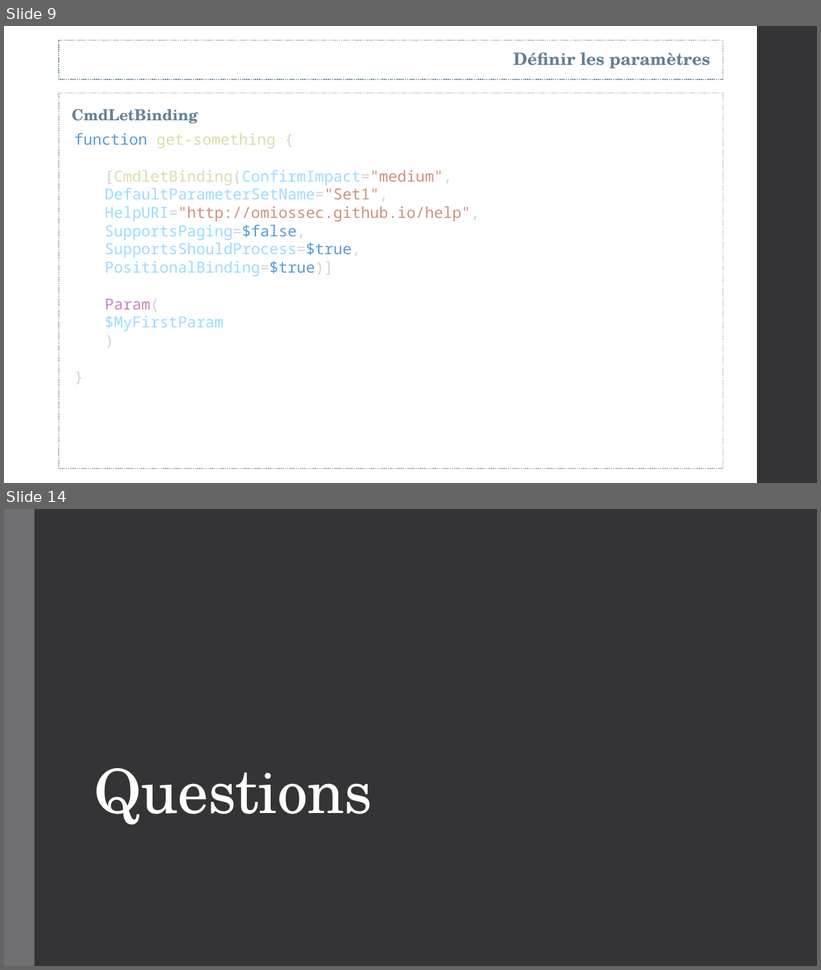
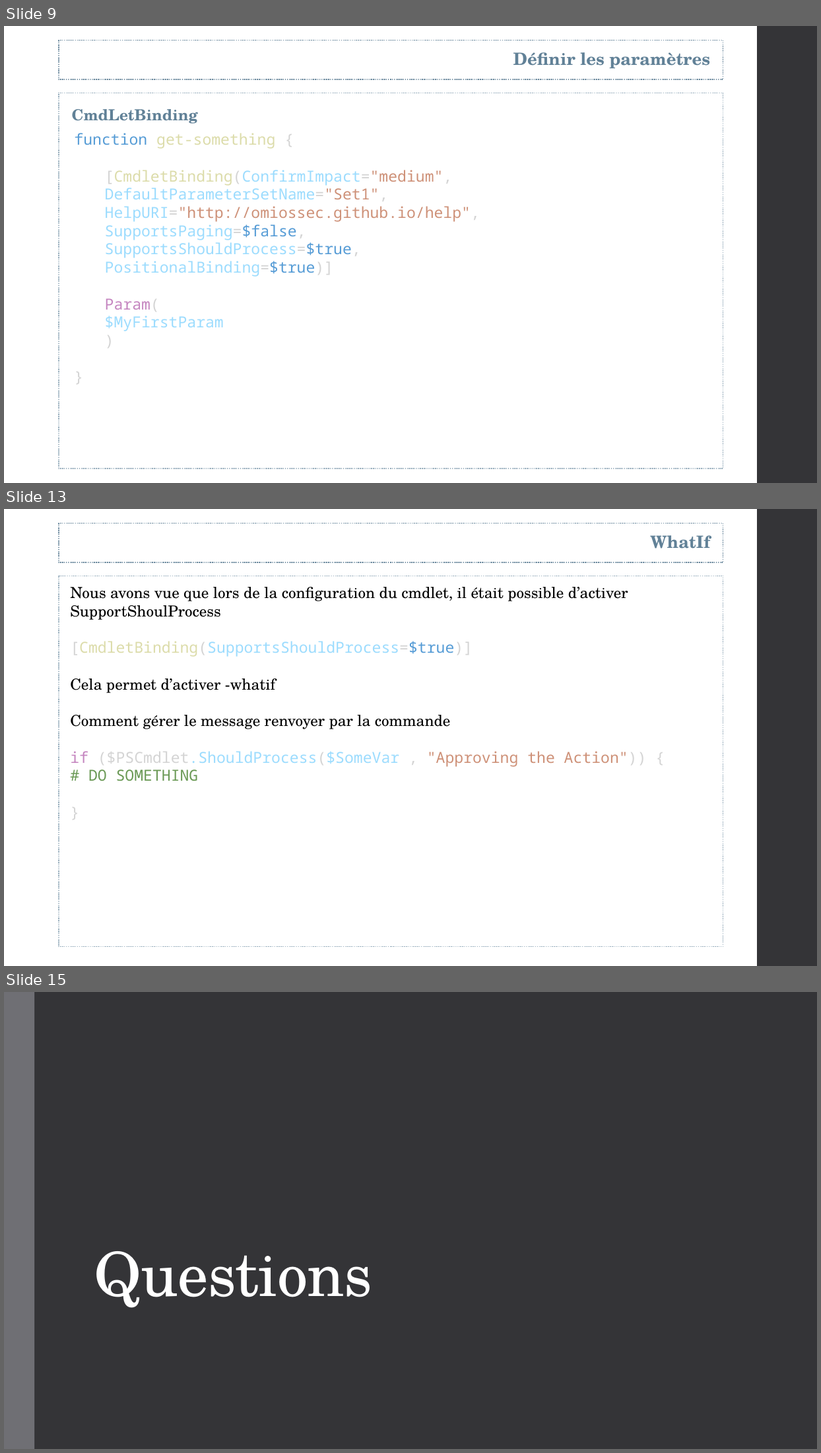
Before and after one commit to omiossec/meetup-20181122-ParamBinding, a slide deck: FRPSUG-2018-Olivier-Miossec [Enregistrement automatique].pptx. Shown one above the other, each under a label of ours: slides 9 and 14 before the commit, slides 9, 13 and 15 after it; the slides between them are not shown. The pictures are 821x970 and 821x1453 pixels, drawn with LibreOffice and Linux fonts; fonts in the diff are those of the drawing. Boxes give left, top, right and bottom in pixels: in the first picture for what was removed or moved away, otherwise in the second. Text is boxed around its words. In the diff, an @@ line names an element or a change of style, - is before the commit and + after.

```diff
--- a/FRPSUG-2018-Olivier-Miossec [Enregistrement automatique].pptx
+++ b/FRPSUG-2018-Olivier-Miossec [Enregistrement automatique].pptx
@@ slide 13 added at (x1=4, y1=509, x2=817, y2=966), background #FFFFFF; not listed: 1 template element that a slide beside it also shows @@
@@ rectangle added at (x1=59, y1=524, x2=723, y2=562), outline #618197 1.1 pt dashed @@
@@ text added at (x1=650, y1=535, x2=710, y2=549), 20 pt, text #618197, bold @@
+WhatIf
@@ rectangle added at (x1=59, y1=576, x2=723, y2=947), outline #92A9B9 1.1 pt dashed @@
@@ text added at (x1=70, y1=587, x2=647, y2=781), 18 pt, text #000000 @@
+Nous avons vue que lors de la configuration du cmdlet, il était possible d’activer SupportShoulProcess
+[CmdletBinding(SupportsShouldProcess=$true)]
+Cela permet d’activer -whatif
+Comment gérer le message renvoyer par la commande
+if ($PSCmdlet.ShouldProcess($SomeVar , "Approving the Action")) {
+# DO SOMETHING
+}
@@ what was slide 14 is now slide 15 @@
```
Also in this commit, not shown: 1 slide changed, 3 other slides added, 3 slides removed, 1 other file.
